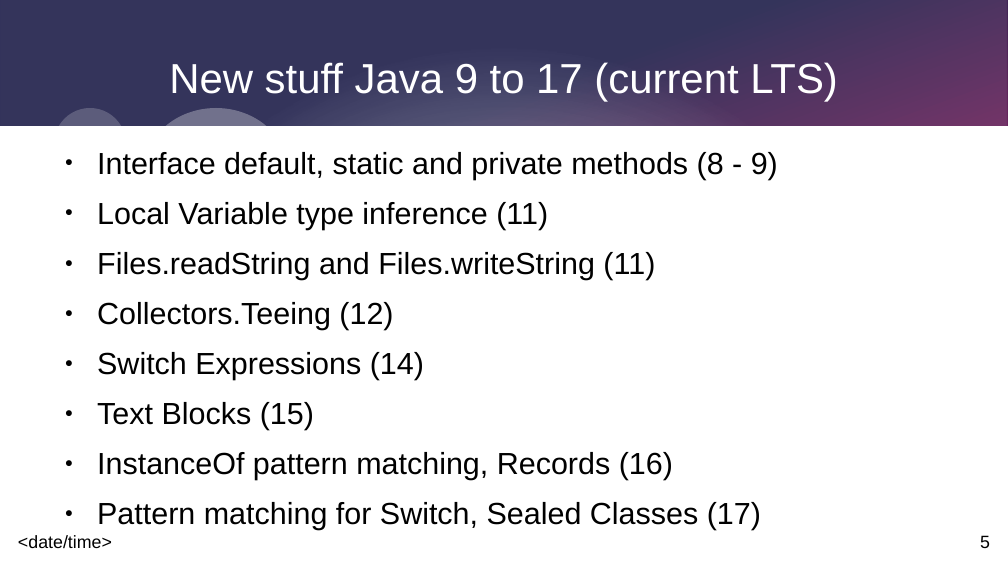
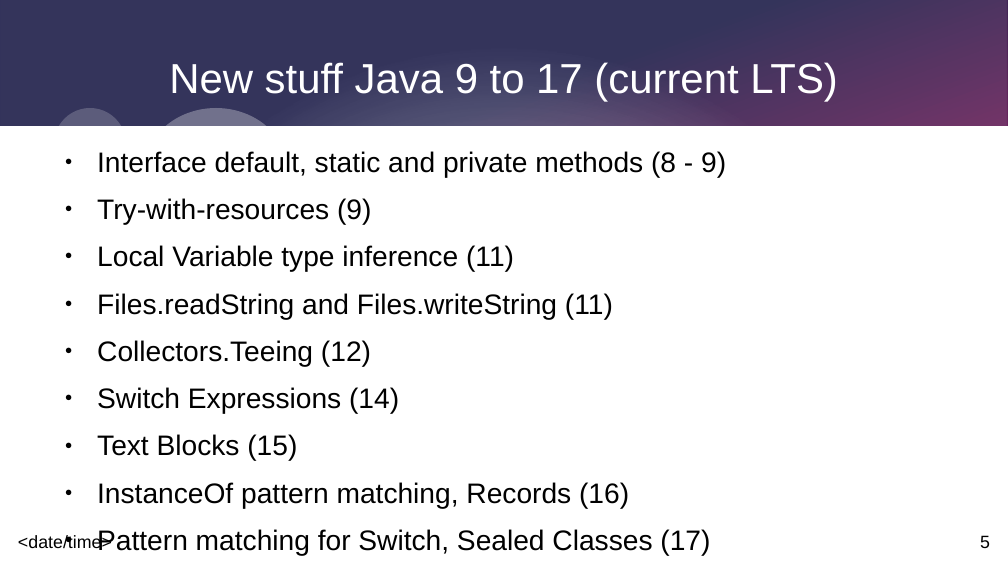
Before and after one commit to johnnyegel/Talk_JavaLatestAndGreatest, a slide deck: slide 5 of Presentation/JavaLatestAndGreatest.odp. Drawn at 1008x567 pixels with LibreOffice and Linux fonts; fonts in the diff are those of the drawing. Boxes give left, top, right and bottom in pixels: in the first picture for what was removed or moved away, otherwise in the second. Text is boxed around its words. In the diff, an @@ line names an element or a change of style, - is before the commit and + after.

```diff
--- a/Presentation/JavaLatestAndGreatest.odp
+++ b/Presentation/JavaLatestAndGreatest.odp
@@ text at bbox=[97, 151, 726, 555]: size 24 to 22.2 pt @@
@@ text at bbox=[97, 198, 371, 224]: paragraph added @@
+● Try-with-resources (9)
```
Also in this commit, not shown: 3 other slides changed, 2 slides added, 6 other files.
